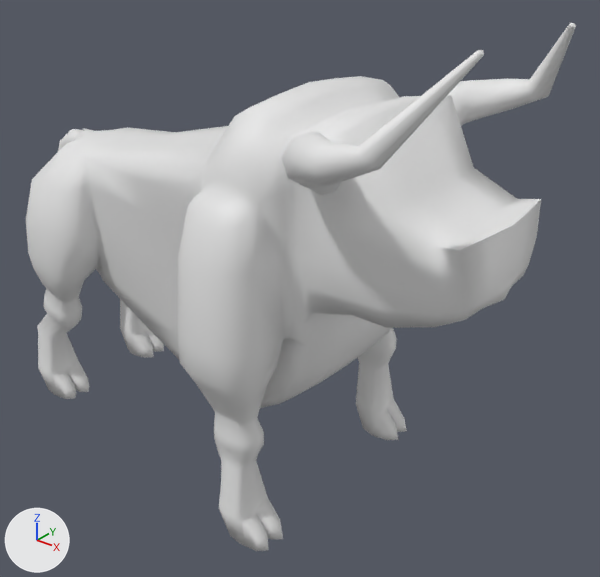
Before and after pictures for a commit that changed the Blender file Blender Projects/CowBlockout.blend.
Before and after are seen from a 50 mm lens placed at (9.69, -12.97, 8.09), pointed at (2.97, -4.58, 2.89). Arrows for +X, +Y and +Z are at lower left; the lights stay in place. The first picture is the older version.

Script lines for the objects in view, before the commit:
```python
me_cube_016 = bpy.data.meshes.new('Cube.016')
me_cube_016.from_pydata(...)  # 1248 vertices, 1300 faces; spans x -3.68..4.28, y -2.14..2.14, z -2.41..3.35
me_cylinder = bpy.data.meshes.new('Cylinder')
me_cylinder.from_pydata(...)  # 116 vertices, 128 faces; spans x -1.16..7.15, y -1.07..9.47, z -9.56..4.78
me_cylinder.polygons.foreach_set('use_smooth', [True] * 128)
ob_cow_013 = bpy.data.objects.new('cow.013', me_cube_016)
ob_cow_013.location = (1.99, -4.97, 2.6)
ob_cylinder = bpy.data.objects.new('Cylinder', me_cylinder)
ob_cylinder.location = (4.52, -6.08, 5.31)
ob_cylinder.rotation_euler = (1.046, 0.115, 0.141)  # degrees (60, 6.6, 8.1)
ob_cylinder.scale = (0.253, 0.253, 0.253)
```
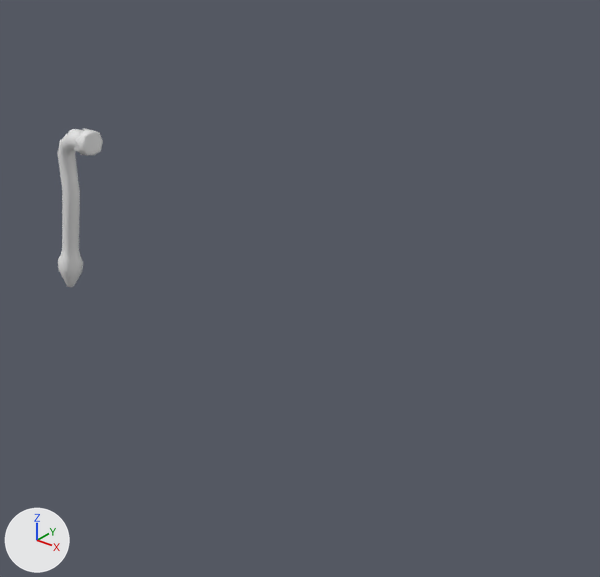
The newer file is also turned or shifted as a whole; pictures and numbers use the older file's frame.

What changed in the scene script:
```text
Change ob_cow_013:
    add ob_cow_013.hide_set(True)
Change ob_cylinder:
    add ob_cylinder.hide_set(True)
```

Boxes [x1, y1, x2, y2] around the edits, measured in the pictures (600 x 577 px):
'cow.013', hidden: before [26, 76, 541, 551]
'Cylinder', hidden: before [282, 23, 576, 195]
'cow.002', unchanged, uncovered by the edit: before [58, 128, 93, 151]; after [57, 128, 103, 287]
